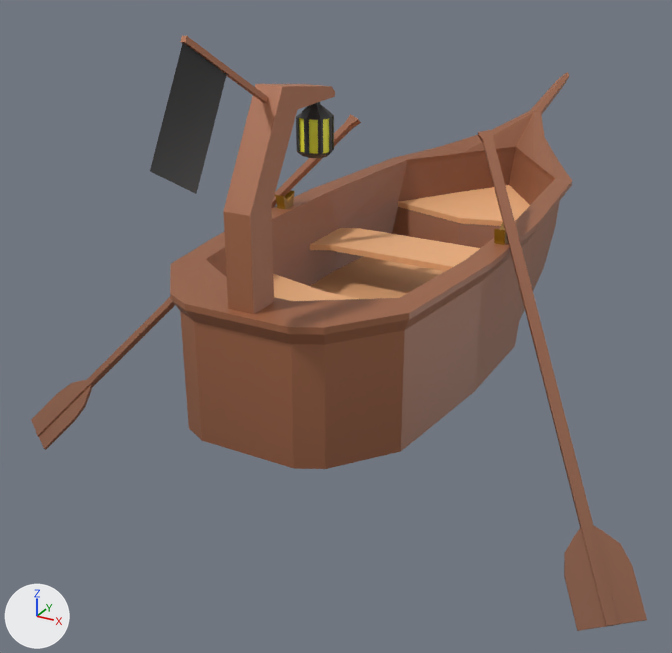
The Blender file obj_boat_yours_01.blend as it was, and as the next commit left it.
Before and after are seen from a 50 mm camera at (3.3, -7.26, 3.74) aimed at (-0.62, -0.14, 0.19). The lights are fixed; the arrows at lower left show +X, +Y and +Z. The first picture is the older version.
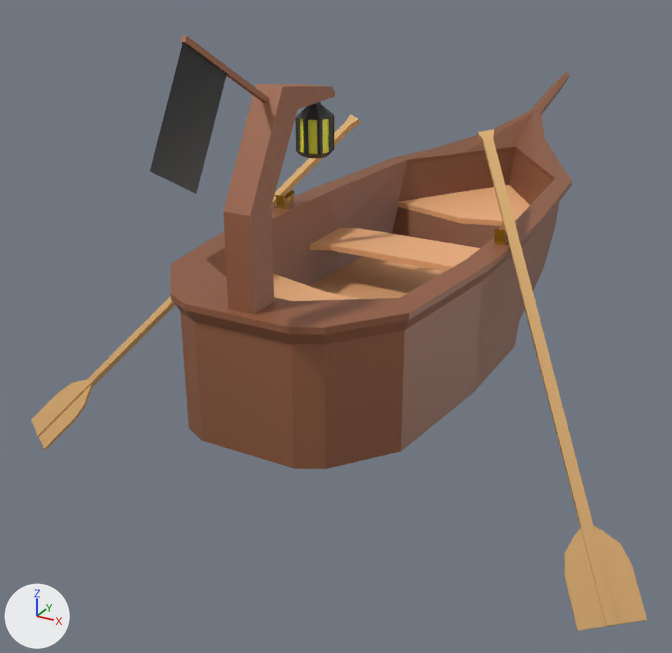
What differs and where, as boxes (x1, y1, x2, y2) in the pictures (672 x 653 px; the box of a moved part takes in the faces that stretch with it):
part 1 of me_cube_001, moved or reshaped: before (298, 102, 334, 158); after (297, 102, 334, 158)
part 2 of me_cube_002, surface changed: (31, 114, 647, 631) in both

The change, as a diff of the scene's bpy script:
```diff
--- a/obj_boat_yours_01.blend.py
+++ b/obj_boat_yours_01.blend.py
@@ me_cube_001 @@
 # used by ob_cube; location = (0.0, 0.0, 0.0); rotation_euler = (0.0, 0.0, 3.142), in degrees (0, 0, 180); scale = (1.47, 2.64, 1.0)
-me_cube_001.from_pydata(...)  # 773 vertices, 618 faces; spans x -0.76..0.76, y -1.85..1.28, z 0.0..3.15
+me_cube_001.from_pydata(...)  # 766 vertices, 614 faces, 4 loose edges; spans x -0.76..0.76, y -1.85..1.28, z 0.0..3.15
+# me_cube_001 part 1
+# 44 vertices are removed from x -0.07..0.08, y 0.55..0.64, z 2.19..2.6
+# 99 faces are deleted
+# 5 vertices in x -0.02..0.02, y 0.58..0.59, z 2.6 move by (0.0, 0.0, 0.04)
+# 3 vertices in x -0.02..0.02, y 0.6, z 2.6 move by (0.0, 0.01, 0.04)
+# 4 vertices move from x -0.07..0.08, y 0.59..0.62, z 2.49 to x -0.06..0.06, y 0.59..0.62, z 2.49
+# 37 vertices are added at x -0.07..0.08, y 0.54..0.65, z 2.19..2.6
+# 4 loose edges are added
+# 95 new faces join them
 me_cube_001.materials.append(mat_material)
@@ me_cube_002 @@
 me_cube_002.from_pydata(...)  # 156 vertices, 148 faces; spans x -5.5..106.0, y -1.6..1.4, z -57.6..1.0
 # used by ob_cube_001; location = (-1.35, -0.68, 1.1); rotation_euler = (0.711, 0.155, -0.55), in degrees (41, 8.9, -32); scale = (0.0416, 1.53, 0.0233)
+# me_cube_002 part 2: texture (UV) coordinates of 148 of 148 faces, centred in x -5.5..104.9, y -1.6..1.4, z -55.5..1.0, changed; they spanned u 0.33..0.34, v 0.72..0.73 and now span u 0.39..0.41, v 0.79..0.8
 me_cube_002.materials.append(mat_material_001)
```
